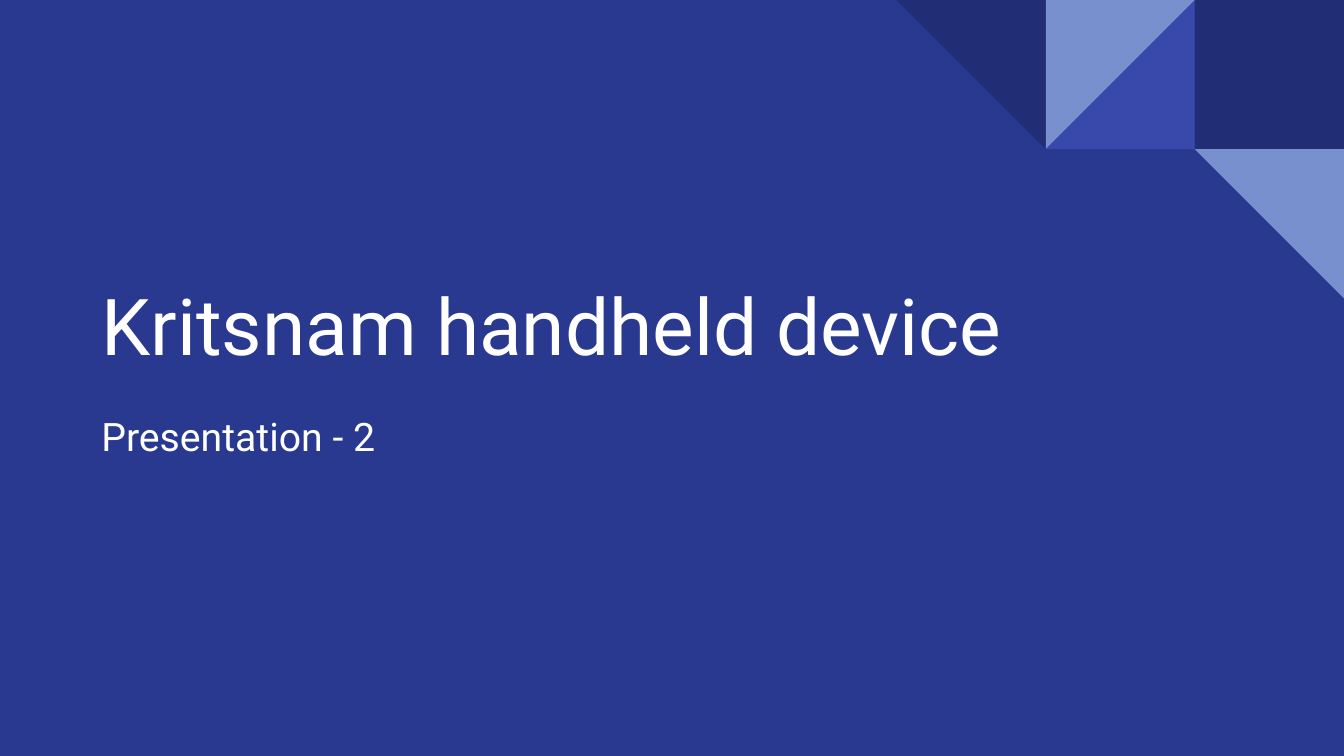
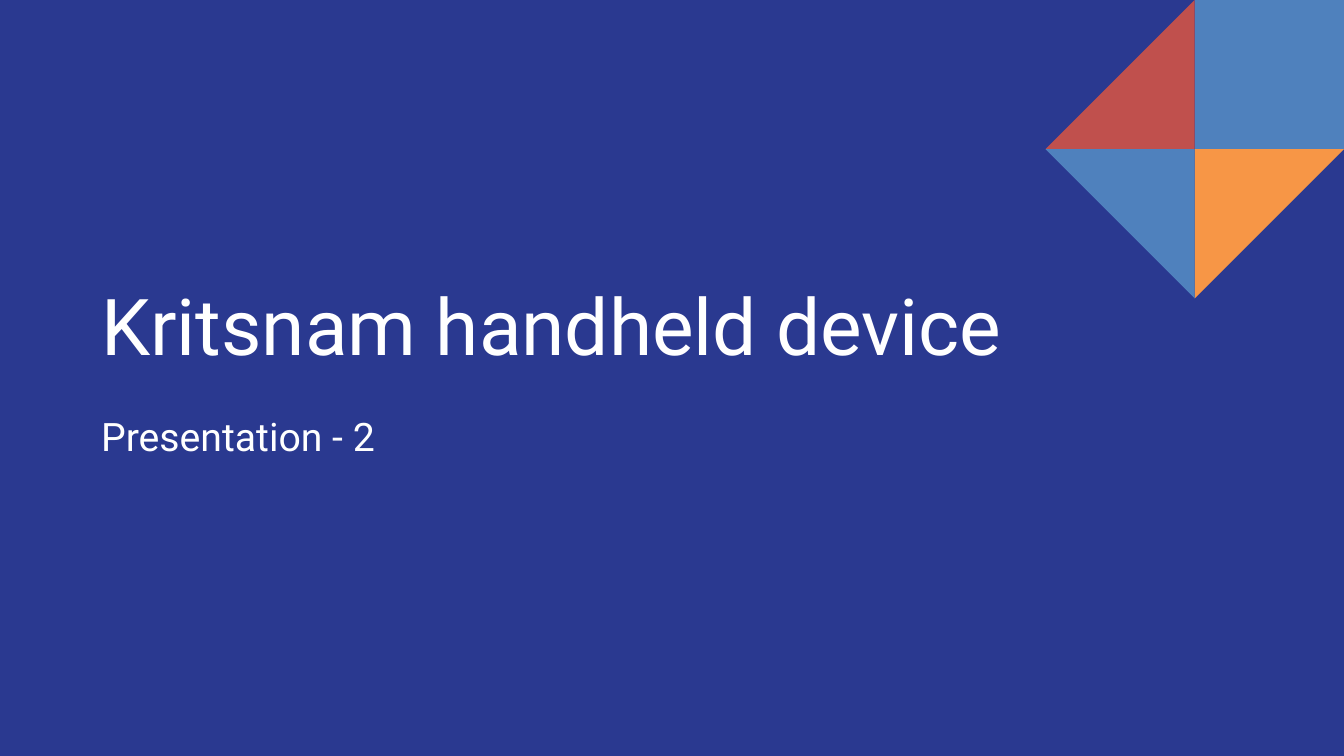
Before and after one commit to bsahil/Kritsnam, a slide deck: slide 1 of presentations/PPT_29-6-18.pptx. Drawn at 1344x756 pixels with LibreOffice and Linux fonts; fonts in the diff are those of the drawing. Boxes give left, top, right and bottom in pixels: in the first picture for what was removed or moved away, otherwise in the second. Text is boxed around its words. In the diff, an @@ line names an element or a change of style, - is before the commit and + after.

```diff
--- a/presentations/PPT_29-6-18.pptx
+++ b/presentations/PPT_29-6-18.pptx
@@ right triangle removed at <box>896,0,1046,149</box> @@
@@ right triangle at <box>1046,0,1195,149</box>: fill #3949AB to #C0504D @@
@@ right triangle removed at <box>1046,0,1195,149</box> @@
@@ rectangle at <box>1195,0,1344,149</box>: fill #212D74 to #4F81BD @@
@@ right triangle added at <box>1046,149,1195,298</box>, fill #4F81BD @@
@@ right triangle at <box>1195,149,1344,298</box>: fill #7890CD to #F79646; mirrored @@
```
Also in this commit, not shown: 2 other slides changed.
